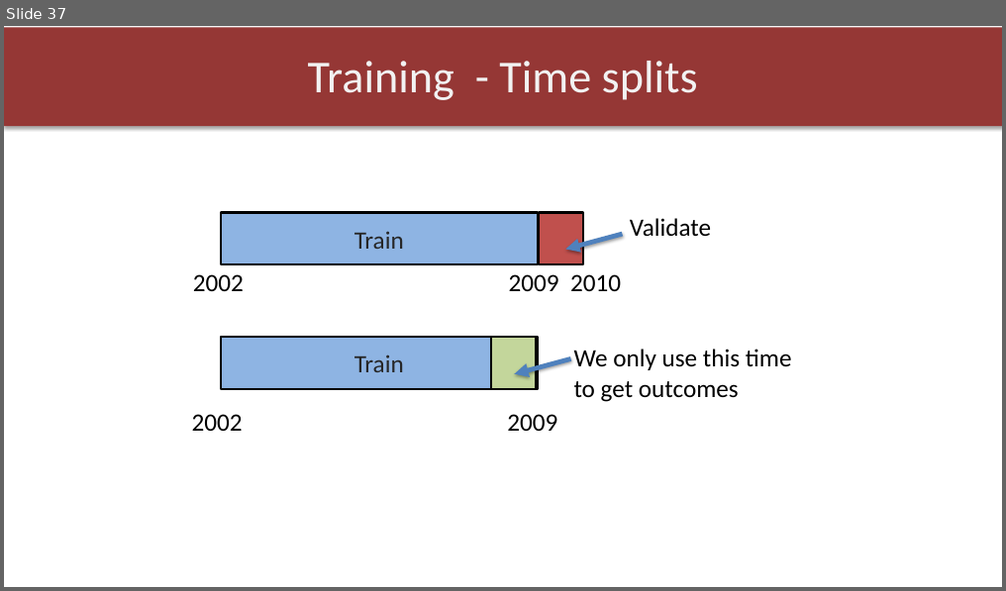
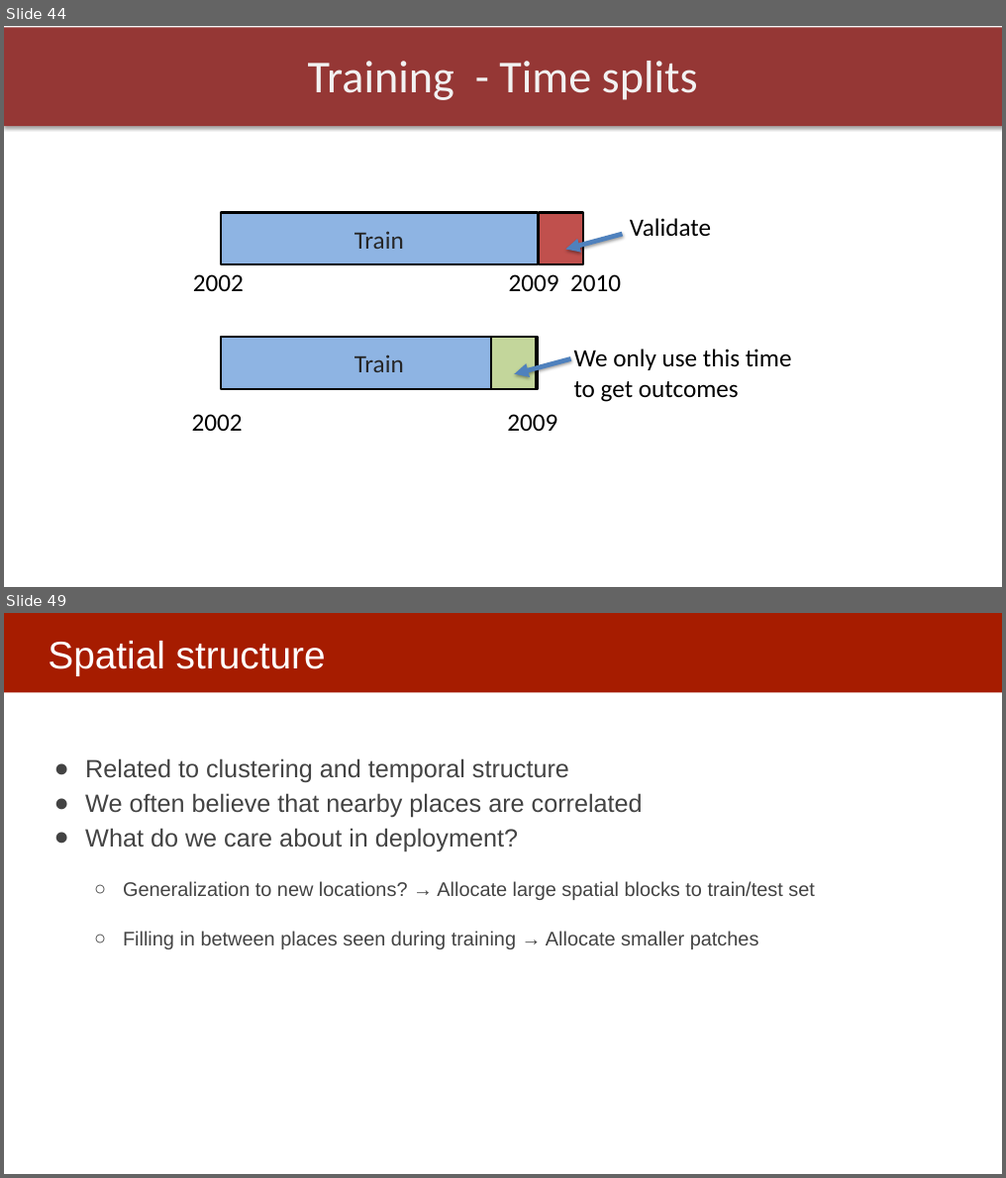
Before and after one commit to dssg/MLinPractice, a slide deck: Lectures/Lecture5-ModelSelection.pptx. Shown one above the other, each under a label of ours: slide 37 before the commit, slides 44 and 49 after it; the slides between them are not shown. The pictures are 1006x591 and 1006x1178 pixels, drawn with LibreOffice and Linux fonts; fonts in the diff are those of the drawing. Boxes give left, top, right and bottom in pixels: in the first picture for what was removed or moved away, otherwise in the second. Text is boxed around its words. In the diff, an @@ line names an element or a change of style, - is before the commit and + after.

```diff
--- a/Lectures/Lecture5-ModelSelection.pptx
+++ b/Lectures/Lecture5-ModelSelection.pptx
@@ slide 49 added at [4, 613, 1002, 1174], background #FFFFFF @@
@@ rectangle added at [4, 613, 1002, 692], fill #A61C00 @@
@@ title added at [48, 641, 326, 675], 37 pt, text #FFFFFF @@
+Spatial structure
@@ text added at [85, 759, 815, 950], 19 pt, text #434343 @@
+● Related to clustering and temporal structure
+● We often believe that nearby places are correlated
+● What do we care about in deployment?
+  ○ Generalization to new locations? → Allocate large spatial blocks to train/test set
+  ○ Filling in between places seen during training → Allocate smaller patches
@@ what was slide 37 is now slide 44 @@
```
Also in this commit, not shown: 13 slides changed, 13 other slides added, 3 slides removed, 1 other file.
